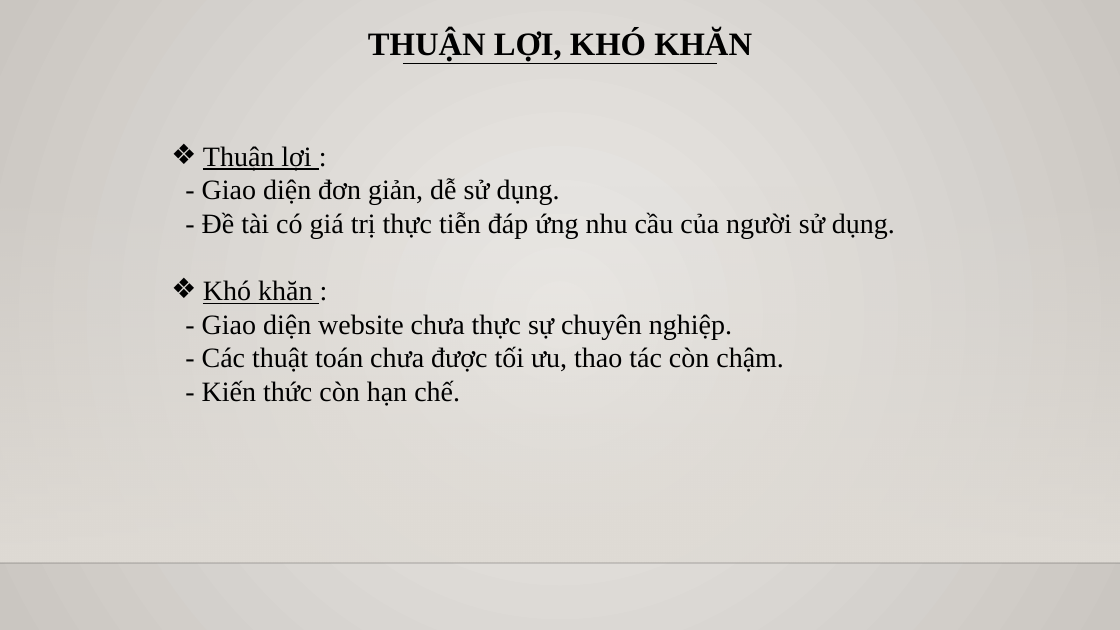
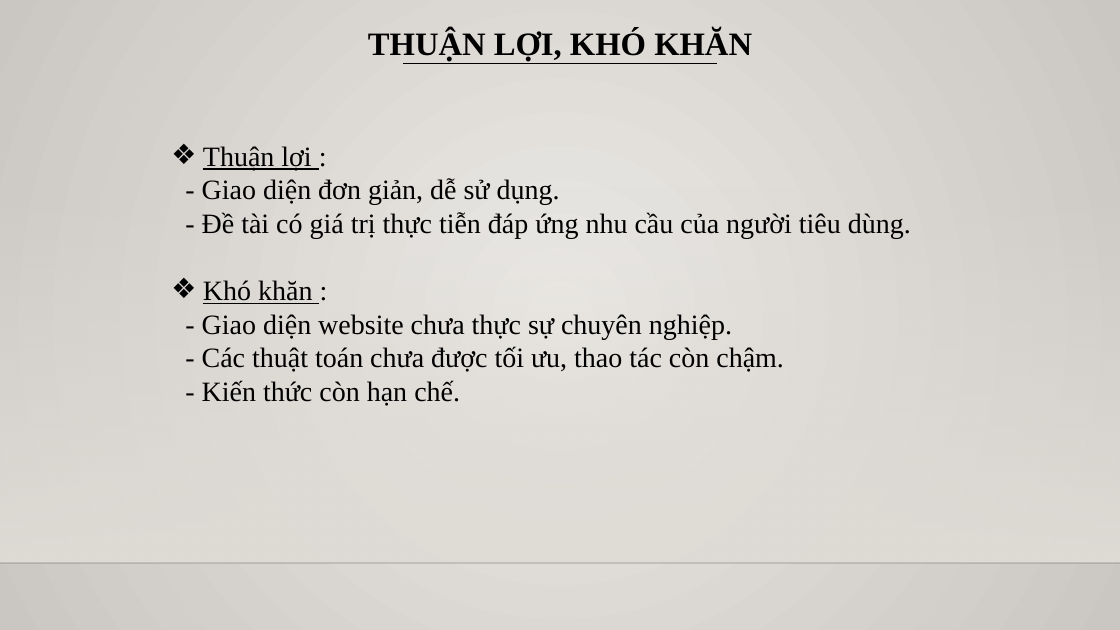
Before and after one commit to cnpm-nhom-15/QuanLyPhongTro, a slide deck: slide 10 of Báo-cáo-đồ-án-công-nghệ-phần-mềm.pptx. Drawn at 1120x630 pixels with LibreOffice and Linux fonts; fonts in the diff are those of the drawing; background and template pictures are left out. Boxes give left, top, right and bottom in pixels: in the first picture for what was removed or moved away, otherwise in the second. Text is boxed around its words. In the diff, an @@ line names an element or a change of style, - is before the commit and + after.

```diff
--- a/Báo-cáo-đồ-án-công-nghệ-phần-mềm.pptx
+++ b/Báo-cáo-đồ-án-công-nghệ-phần-mềm.pptx
@@ text at (202,212,911,238): text changed @@
-- Đề tài có giá trị thực tiễn đáp ứng nhu cầu của người sử dụng.
+- Đề tài có giá trị thực tiễn đáp ứng nhu cầu của người tiêu dùng.
```
Also in this commit, not shown: 2 other slides changed, 1 other file.
